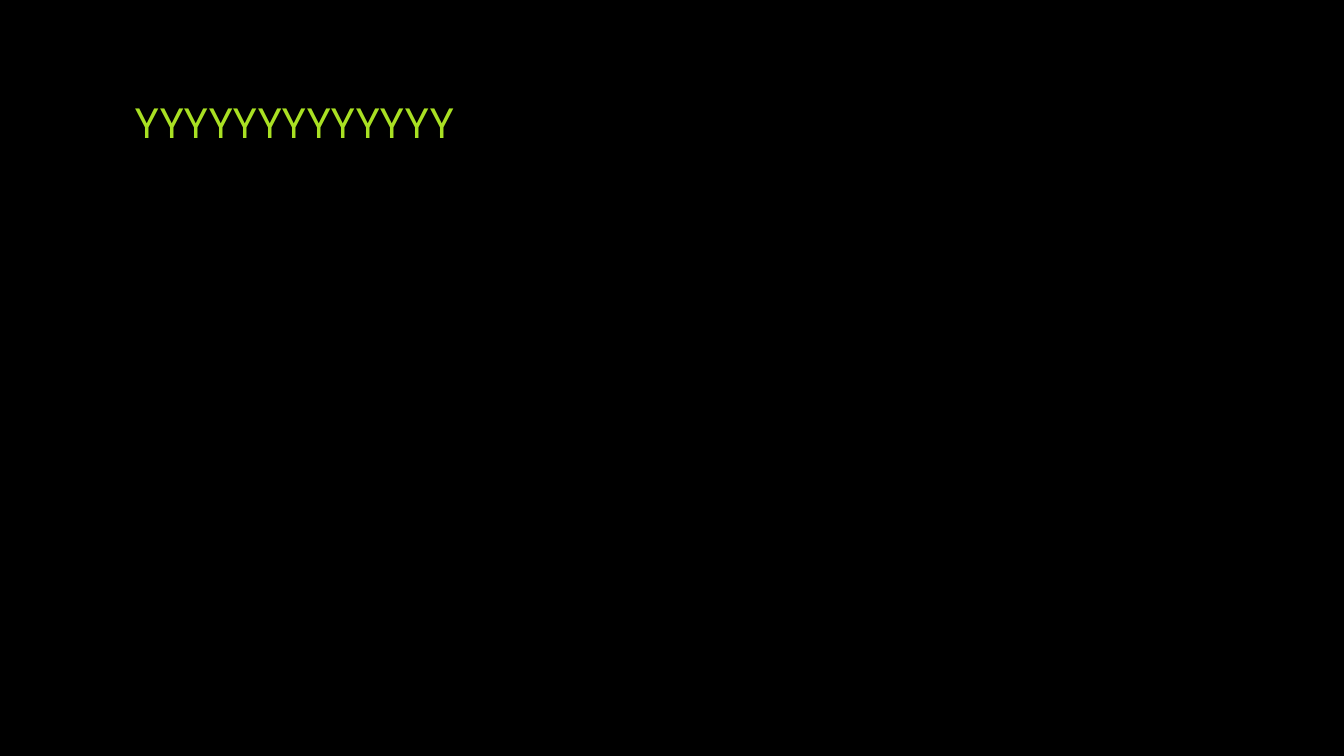
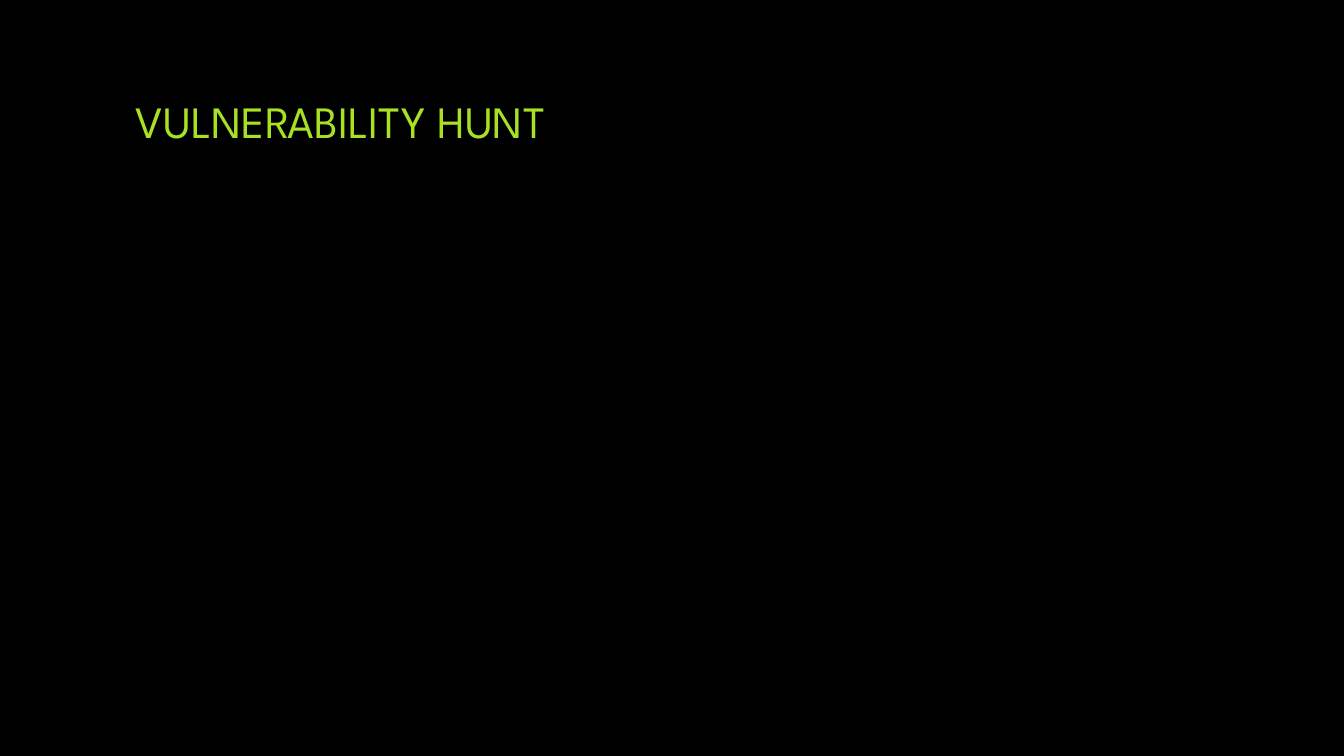
Before and after one commit to jjdm/cissp-software, a slide deck: slide 23 of docs/Software Development - CISSP.pptx. Drawn at 1344x756 pixels with LibreOffice and Linux fonts; fonts in the diff are those of the drawing; background and template pictures are left out. Boxes give left, top, right and bottom in pixels: in the first picture for what was removed or moved away, otherwise in the second. Text is boxed around its words. In the diff, an @@ line names an element or a change of style, - is before the commit and + after.

```diff
--- a/docs/Software Development - CISSP.pptx
+++ b/docs/Software Development - CISSP.pptx
@@ title at [136, 108, 545, 139]: text changed @@
-YYYYYYYYYYYYY
+VULNERABILITY HUNT
```
Also in this commit, not shown: 2 other slides changed.
